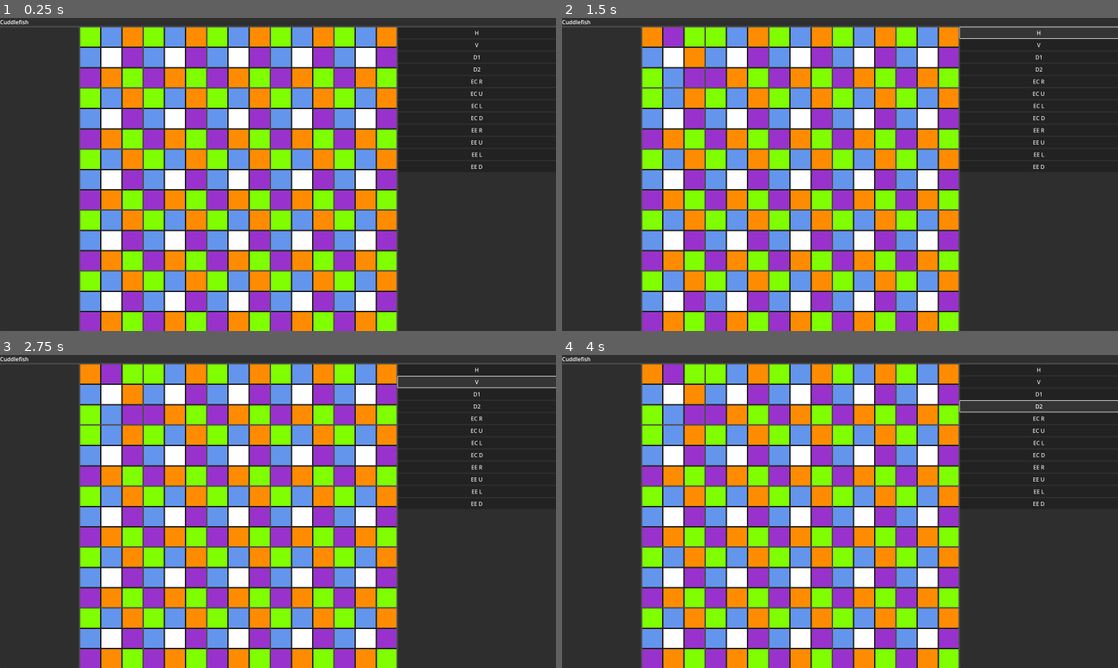
Above: before the commit, frames 1-4 (two rows, left to right).
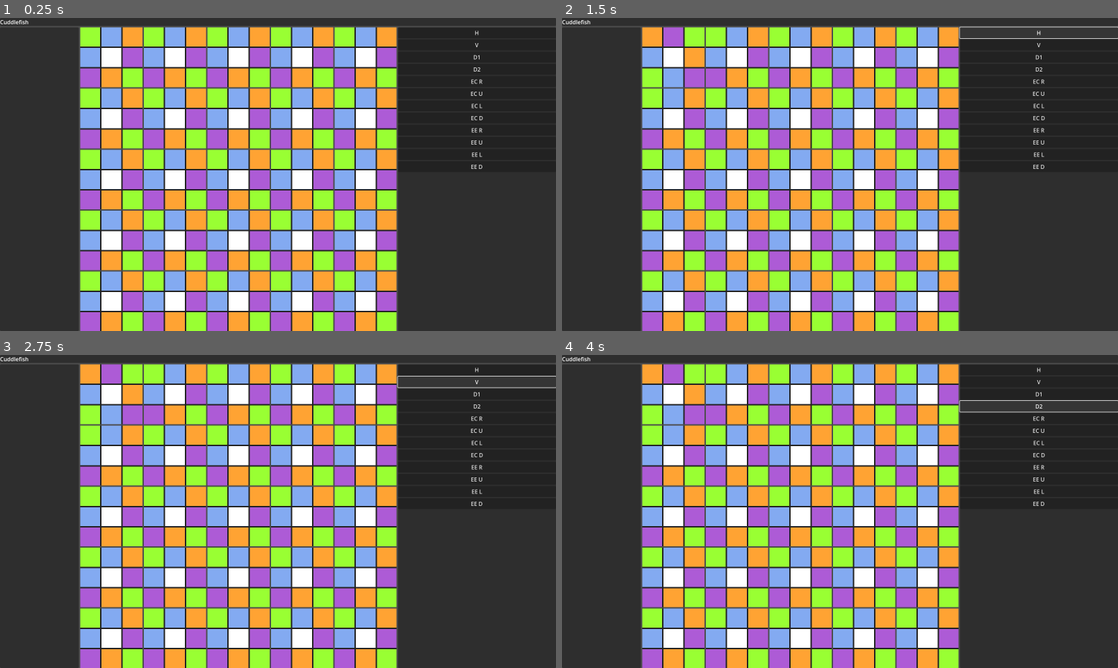
Above: after the commit, the same moments.

Repository: dtersegno/cuddlefish
Game: Godot game, scene res://CuddlefishGame.tscn
Two runs of this game, one before a commit and one after it. Both use one fixed random seed, a clock stepped at 60 frames per second and the inputs below. The project has no main scene, so this scene is started directly.
Inputs (mouse positions are in pixels of both pictures, inside the frame that each line leads up to):
- Up to frame 1 (0.25 s): no input
- Up to frame 2 (1.5 s): click (673, 58) at 0.52 s; click "H" at 1.25 s
- Up to frame 3 (2.75 s): click "V" at 2 s
- Up to frame 4 (4 s): click "D1" at 2.75 s; click "D2" at 3.5 s

The runs differ from the first frame. In frame 1, 43% of the frame differs, in the area x 14-72%, y 2-100%; in frame 2, 43%; in frame 3, 43%; in frame 4, 43%.

Commit message:
laptop stuff

Diff:
--- a/cuddlefish-gd/cuddler.gd
+++ b/cuddlefish-gd/cuddler.gd
@@ -72,7 +72,6 @@
 		$GridContainer/D,
 		$GridContainer/DR
 	]
-	lighten_block_colors()
 	#set_edge_block_colors(cuddle_colors)
 	update_colors()
 
@@ -87,7 +86,7 @@
 
 #changes cuddle_colors list and actual colors of blocks
 func update_colors():
-	print('Updating colors on cube:')
+	#print('Updating colors on cube:')
 	#color_to_index: which squares have color color_to_index[name]?
 	for color_name in color_to_index:
 		for index in color_to_index[color_name]:
@@ -95,7 +94,7 @@
 			cuddle_colors[index] = Color(color_name)
 			#change the actual square color
 			edge_blocks[index].color = cuddle_colors[index]
-	#lighten_block_colors()
+	lighten_block_colors()
 	return null
 
 func rotate_45():
@@ -109,25 +108,30 @@
 	return null
 
 func rotate_90():
-	#duplicate self to spin for visual
-	spinning.emit()
 	var visual_square = self.duplicate()
 	visual_square.cuddle_colors = self.cuddle_colors
 	visual_square.color_to_index = self.color_to_index
 	visual_square.initialize()
 	visual_square.disable_button()
-	get_tree().root.add_child(visual_square)
+	visual_square.update_colors()
 
 	#place the visual square over myself
 	visual_square.global_position = self.global_position
-	# "hide" self
+	get_tree().root.add_child(visual_square)
+
+	# "hide" the real square
 	self.modulate.a = 0
-	#rotate colors
+
+
+	#rotate colors on the real square's color tracker.
 	for color_name in color_to_index:
 		var index_pair = color_to_index[color_name]
 		index_pair[0] = (index_pair[0] + 2)%8
 		index_pair[1] = (index_pair[1] + 2)%8
 		color_to_index[color_name] = index_pair
+
+
+	#change the real square's colors
 	update_colors()
 
 	#emit a sound
@@ -137,10 +141,14 @@
 
 	#wait for the spinning square to finish
 	await visual_square.spin(self)
+
 	#"show" self
 	self.modulate.a = 1
+	visual_square.queue_free()
+
 	#visual_square.queue_free()
 	button.release_focus()
+
 	return null
 
 #animation for transient squares
@@ -151,12 +159,12 @@
 	self.pivot_offset = self.size / 2
 	#self.pivot_offset = get_size()
 	var spin_tween = create_tween()
-	var spin_time = .15
+	var spin_time = .12
 	spin_tween.tween_property(self,"rotation", -PI/2, spin_time).set_trans(Tween.TRANS_QUAD).set_ease(Tween.EASE_OUT)
 	spin_tween.tween_callback(self.queue_free)
 	#spin_tween.tween_callback(creator_node.show)
 	await spin_tween.finished
-	return spin_tween.finished
+	return null
 
 
 
@@ -198,11 +206,12 @@
 	var this_edge_block = edge_blocks[square_no]
 	var flash_tween = create_tween()
 	var square_color = this_edge_block.color
+
 	flash_tween.tween_property(
-			this_edge_block,
-			"color",
-			Color(1,1,1,1),
-			flash_time/2
+		this_edge_block,
+		"color",
+		Color(1,1,1,1),
+		flash_time/10.
 	).set_ease(Tween.EASE_IN).set_trans(Tween.TRANS_ELASTIC)
 	flash_tween.tween_property(
 		this_edge_block,
@@ -210,4 +219,9 @@
 		square_color,
 		flash_time
 	).set_ease(Tween.EASE_OUT).set_trans(Tween.TRANS_ELASTIC)
-	return null
+	#be sure to update the colors because the square_color variable
+	#may no longer represent the color --- since it may have changed
+	#due to a rotation.
+	await flash_tween.finished
+	update_colors()
+	return null
--- a/cuddlefish-gd/grid.gd
+++ b/cuddlefish-gd/grid.gd
@@ -8,28 +8,37 @@
 func _ready() -> void:
 	create_cuddlefish(25)
 	cuddler_prime.queue_free()
+	#for number in range(16):
+		#print(str(number) + '%8: ' + str(number%8))
 
 # Called every frame. 'delta' is the elapsed time since the previous frame.
 func _process(_delta: float) -> void:
 	if Input.is_action_just_pressed("ui_accept"):
-		print('debug: comparing all cuddlers')
+		#print('debug: comparing all cuddlers')
 		var result = compare_all_cuddlers()
 		var all_cuddlers = get_tree().get_nodes_in_group('cuddlers')
 		for comparison in result:
-			print('------------')
-			print(comparison)
-			print(result[comparison])
 			for single_comparison in result[comparison]:
 				#if the comparison is true (the colors are the
 				#same), flash those cuddlers' squares.
 				if single_comparison[1]:
-					var cuddlerA = all_cuddlers[single_comparison[0][0]]
-					var cuddlerB = all_cuddlers[single_comparison[0][1]]
+					var cuddlerAindex = single_comparison[0][0]
+					var cuddlerBindex = single_comparison[0][1]
+					var cuddlerA = all_cuddlers[cuddlerAindex]
+					var cuddlerB = all_cuddlers[cuddlerBindex]
 					cuddlerA.flash_square(
 						comparisons[comparison][0]
 					)
 					cuddlerB.flash_square(
 						comparisons[comparison][1]
+					)
+					print(
+						'Cuddler '
+						+ str(cuddlerAindex)
+						+ ' '
+						+ comparison
+						+ ' Cuddler '
+						+ str(cuddlerBindex)
 					)
 
 func create_cuddlefish(number_to_create:int):
@@ -198,8 +207,8 @@
 		var comparison_result = []
 		#get the color squares to compare
 		var square_pair = comparisons[comparison]
-		var square1 = square_pair[0]
-		var square2 = square_pair[1]
+		#var square1 = square_pair[0]
+		#var square2 = square_pair[1]
 		#get the cuddlers that will have these comparisons
 		var cuddlers_to_compare = compare_these_cuddlers_25[comparison]
 
